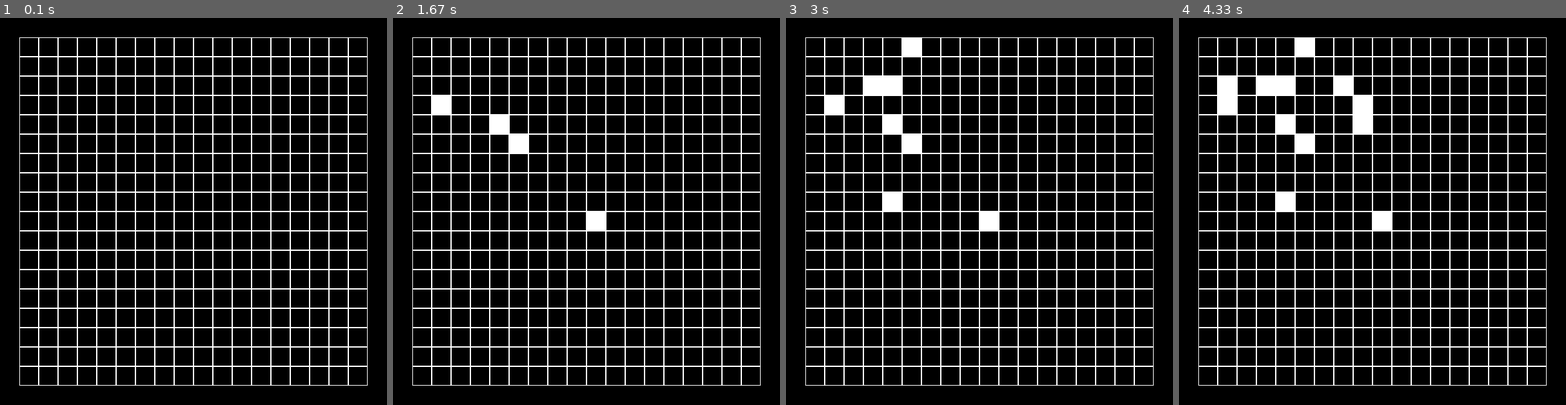
Above: before the commit, frames 1-4 (left to right).
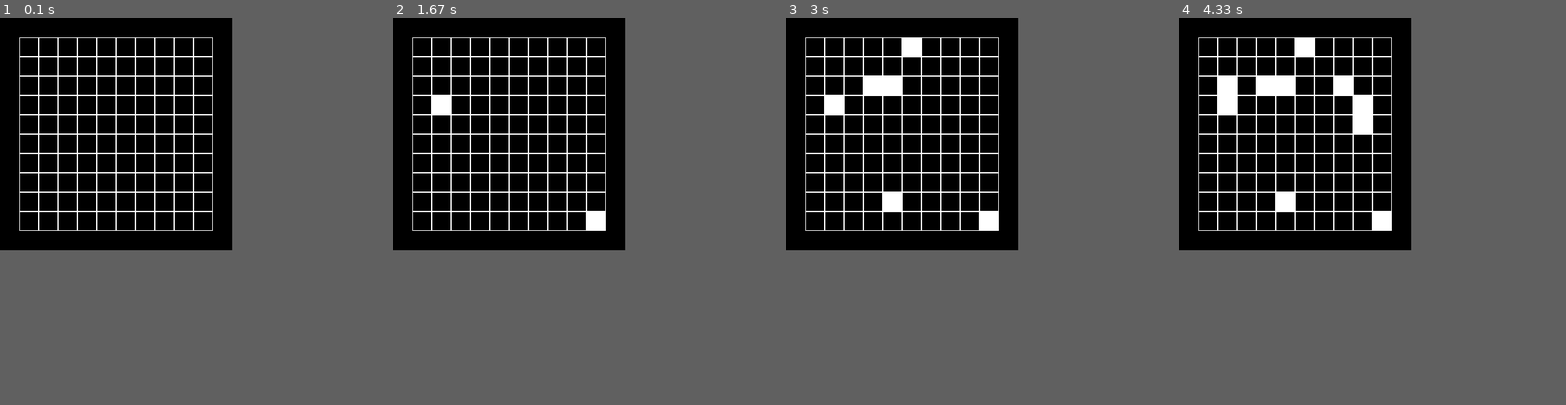
Above: after the commit, the same moments.

Repository: nikniksham/Moscow_Shamkov
Game: pygame game, started from pygame_part_3.py
Two runs of this game, one before a commit and one after it. Both use one fixed random seed, a clock stepped at 60 frames per second and the inputs below.
Inputs (mouse positions are in pixels of both pictures, inside the frame that each line leads up to):
- Up to frame 1 (0.1 s): no input
- Up to frame 2 (1.67 s): click (509, 134) at 0.38 s; click (509, 149) at 0.72 s; click (435, 99) at 1.05 s; click (594, 215) at 1.38 s
- Up to frame 3 (3 s): click (905, 56) at 1.72 s; click (890, 196) at 2.05 s; click (894, 95) at 2.38 s; click (871, 87) at 2.72 s
- Up to frame 4 (4.33 s): click (1357, 114) at 3.05 s; click (1368, 126) at 3.38 s; click (1345, 95) at 3.72 s; click (1225, 87) at 4.05 s
In our replay, the window is 600x600 before the commit and 360x360 after it. These sizes can differ from the game's own. Grey fills any space a smaller window leaves; there, only what the larger window draws over its background counts as a difference.

The runs differ from the first frame. In frame 1, 7.2% of the frame differs, in the area x 5-95%, y 5-95%; in frame 2, 7.7%; in frame 3, 7.7%; in frame 4, 7.7%.

Commit message:
pygame_3 задача 1

Diff:
--- a/pygame_part_3.py
+++ b/pygame_part_3.py
@@ -3,60 +3,64 @@
 
 class Board:
     # создание поля
-    def __init__(self, width, height, cell_size):
+    def __init__(self, width, height):
         self.width = width
-        self.cell_size = cell_size
         self.height = height
         self.board = [[1] * width for _ in range(height)]
         # значения по умолчанию
-        self.left = 10
-        self.top = 10
+        self.left = 30
+        self.top = 30
         self.cell_size = 30
 
     # настройка внешнего вида
-    def set_view(self, cell_size):
+    def set_view(self, left, top, cell_size):
+        self.left = left
+        self.top = top
         self.cell_size = cell_size
 
     def render(self):
         for i in range(len(self.board[0])):
-            i += 1
             for j in range(len(self.board)):
-                j += 1
-                c = self.board[i - 1][j - 1]
-                pygame.draw.rect(screen, (255, 255, 255), (i * self.cell_size, j * self.cell_size, self.cell_size,
-                                                           self.cell_size), c)
+                c = self.board[j][i]
+                pygame.draw.rect(screen, (255, 255, 255), (self.left + i * self.cell_size,
+                                 self.top + j * self.cell_size, self.cell_size, self.cell_size), c)
 
-    def get_cell(self):
-        mouse = pygame.mouse.get_pos()
-        if 30 <= mouse[0] <= 570 and 30 <= mouse[1] <= 570:
-            return round((mouse[0] - 45) / self.cell_size), round((mouse[1] - 45) / self.cell_size)
+    def get_cell(self, mouse):
+        if self.left <= mouse[0] <= self.left + self.cell_size * len(self.board[0]) \
+                and self.top <= mouse[1] <= self.top + self.cell_size * len(self.board):
+            c = self.cell_size
+            return (mouse[0] - self.left) // c, (mouse[1] - self.top) // c
         else:
             return None
 
-    def get_click(self):
-        cell = self.get_cell()
+    def get_click(self, mouse):
+        cell = self.get_cell(mouse)
         if cell is not None:
             self.on_click(cell)
 
     def on_click(self, xy):
         x, y = xy
-        if self.board[x][y] == 1:
-            self.board[x][y] = 0
+        if self.board[y][x] == 1:
+            self.board[y][x] = 0
         else:
-            self.board[x][y] = 1
+            self.board[y][x] = 1
 
 
-size = [width, height] = [600, 600]
+board = Board(10, 10)
+# board.set_view(10, 10, 10)  # Можно задавать параметры: крайний левый угол, верхний угол, размер клетки соответственно
+clock = pygame.time.Clock()
+size = [width, height] = [board.width * board.cell_size + board.left * 2,  # Размеры поля будут подстраиваться так, что
+                          board.height * board.cell_size + board.top * 2]  # бы ваше поле было ровно по цетру
+
 screen = pygame.display.set_mode(size)
-board = Board(18, 18, 30)
 running = True
 while running:
     for event in pygame.event.get():
         if event.type == pygame.QUIT:
             running = False
         if event.type == pygame.MOUSEBUTTONDOWN:
-            if event.button == 1:
-                board.get_click()
+            board.get_click(event.pos)
     screen.fill((0, 0, 0))
     board.render()
     pygame.display.flip()
+    clock.tick(60)
